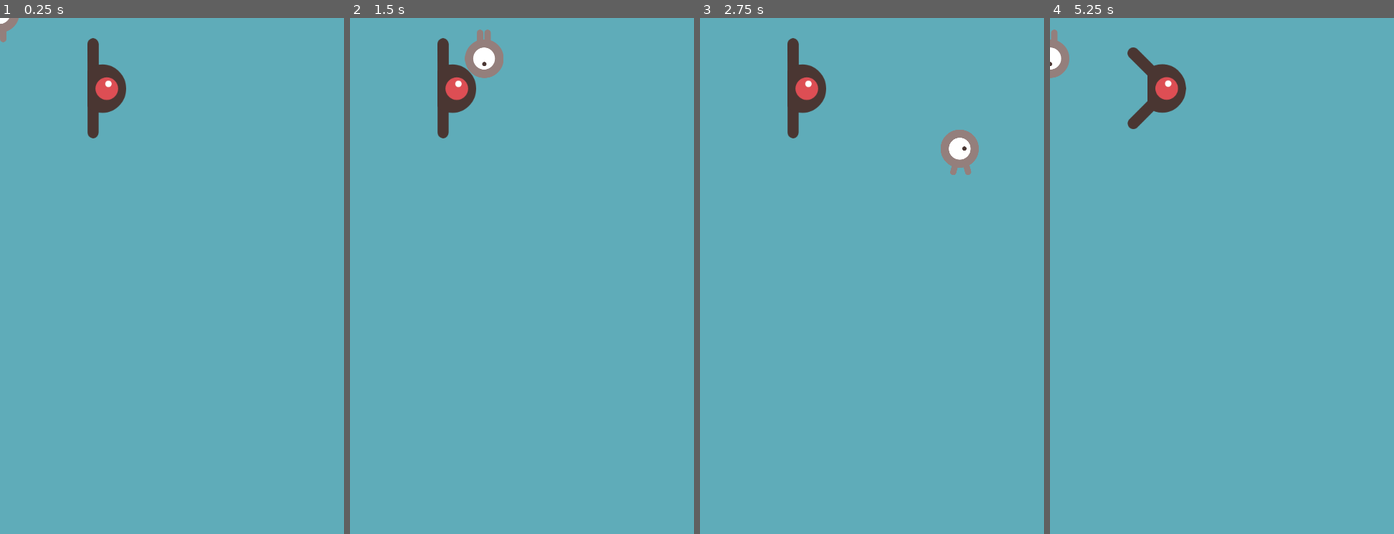
Above: before the commit, frames 1-4 (left to right).
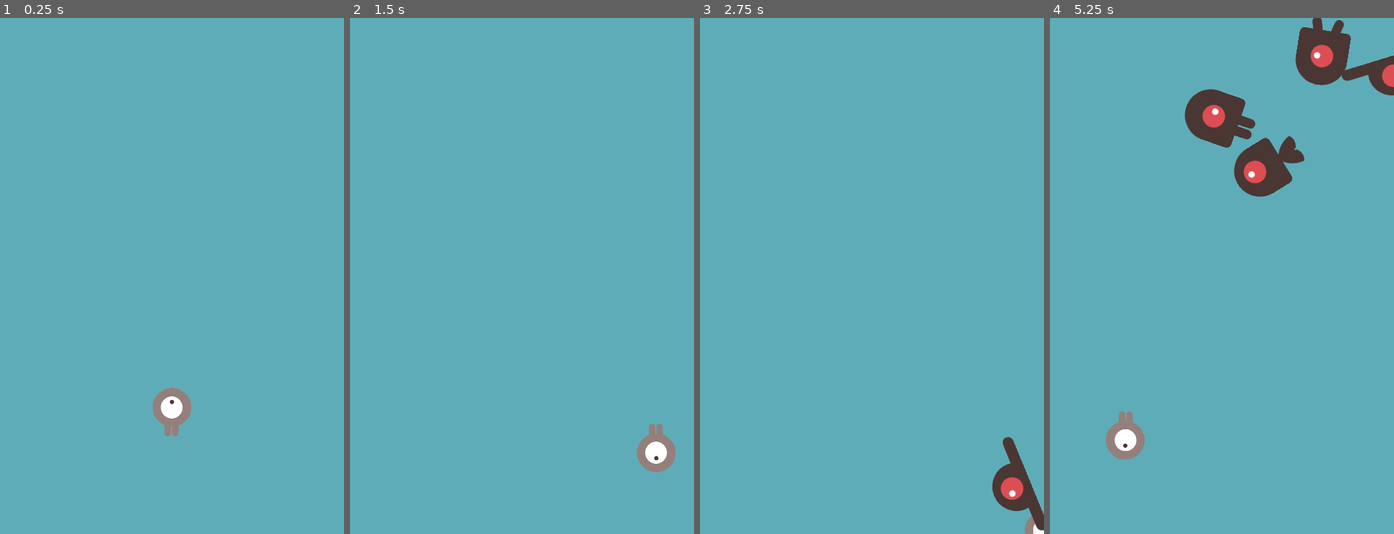
Above: after the commit, the same moments.

Repository: jencl/MATE-GODOT
Game: Godot game, scene res://scenes/main.tscn
Same seed, same stepped clock (60 frames per second), same inputs: the game is played once before the commit and once after it. The project has no main scene, so this scene is started directly.
Inputs:
- Up to frame 1 (0.25 s): no input
- Up to frame 2 (1.5 s): hold D (right) 0.53-1.28 s; hold S (down) from 1.28 s (still down)
- Up to frame 3 (2.75 s): release S (down) at 2.03 s; hold D (right) from 2.03 s (still down)
- Up to frame 4 (5.25 s): release D (right) at 2.78 s; hold W (up) 2.78-3.53 s; hold A (left) 3.53-5.03 s; hold S (down) from 5.03 s (still down)

The runs differ from the first frame. In frame 1, 2.1% of the frame differs, in the area x 0-56%, y 0-82%; in frame 2, 2.7%; in frame 3, 3.3%; in frame 4, 7.8%, in the area x 0-100%, y 0-86%.

Commit message:
clase 2 godot

Diff:
--- a/PrimerJuego-Godot/scenes/enemy.tscn
+++ b/PrimerJuego-Godot/scenes/enemy.tscn
@@ -50,6 +50,7 @@
 
 [node name="enemy" type="RigidBody2D"]
 position = Vector2(149, 98)
+collision_mask = 0
 gravity_scale = 0.0
 script = ExtResource("1_seug1")
 metadata/_edit_group_ = true
--- a/PrimerJuego-Godot/scenes/main.tscn
+++ b/PrimerJuego-Godot/scenes/main.tscn
@@ -1,10 +1,40 @@
-[gd_scene load_steps=3 format=3 uid="uid://cstjtbp60lk2h"]
+[gd_scene load_steps=5 format=3 uid="uid://cstjtbp60lk2h"]
 
+[ext_resource type="Script" path="res://scripts/main.gd" id="1_csney"]
 [ext_resource type="PackedScene" uid="uid://cycxpbnmev0v5" path="res://scenes/player.tscn" id="1_guqov"]
 [ext_resource type="PackedScene" uid="uid://cu7bonnvt60g8" path="res://scenes/enemy.tscn" id="2_q3fiy"]
 
+[sub_resource type="Curve2D" id="Curve2D_ovwbx"]
+_data = {
+"points": PackedVector2Array(0, 0, 0, 0, 0, 0, 0, 0, 0, 0, 480, 0, 0, 0, 0, 0, 480, 720, 0, 0, 0, 0, 0, 720, 0, 0, 0, 0, 0, 0)
+}
+point_count = 5
+
 [node name="main" type="Node2D"]
+script = ExtResource("1_csney")
+enemy_scene = ExtResource("2_q3fiy")
 
 [node name="player" parent="." instance=ExtResource("1_guqov")]
+position = Vector2(55, 57)
 
-[node name="enemy" parent="." instance=ExtResource("2_q3fiy")]
+[node name="EnemyTimer" type="Timer" parent="."]
+wait_time = 0.5
+
+[node name="ScoreTimer" type="Timer" parent="."]
+
+[node name="StartTimer" type="Timer" parent="."]
+wait_time = 2.0
+one_shot = true
+
+[node name="StartPosition" type="Marker2D" parent="."]
+position = Vector2(240, 550)
+
+[node name="EnemyPath" type="Path2D" parent="."]
+curve = SubResource("Curve2D_ovwbx")
+
+[node name="EnemyPathFollow" type="PathFollow2D" parent="EnemyPath"]
+
+[connection signal="hit" from="player" to="." method="_on_player_hit"]
+[connection signal="timeout" from="EnemyTimer" to="." method="_on_enemy_timer_timeout"]
+[connection signal="timeout" from="ScoreTimer" to="." method="_on_score_timer_timeout"]
+[connection signal="timeout" from="StartTimer" to="." method="_on_start_timer_timeout"]
--- a/PrimerJuego-Godot/scenes/player.tscn
+++ b/PrimerJuego-Godot/scenes/player.tscn
@@ -32,8 +32,8 @@
 }]
 
 [sub_resource type="CapsuleShape2D" id="CapsuleShape2D_opjbt"]
-radius = 26.0
-height = 66.0
+radius = 52.0
+height = 132.0
 
 [node name="player" type="Area2D"]
 script = ExtResource("1_6i8i2")
@@ -41,8 +41,10 @@
 [node name="AnimatedSprite2D" type="AnimatedSprite2D" parent="."]
 scale = Vector2(0.5, 0.5)
 sprite_frames = SubResource("SpriteFrames_akmxt")
-animation = &"walk"
+animation = &"up"
 
 [node name="CollisionShape2D" type="CollisionShape2D" parent="."]
 scale = Vector2(0.5, 0.5)
 shape = SubResource("CapsuleShape2D_opjbt")
+
+[connection signal="body_entered" from="." to="." method="_on_body_entered"]
--- /dev/null
+++ b/PrimerJuego-Godot/scripts/main.gd
@@ -0,0 +1,46 @@
+extends Node2D
+@export var enemy_scene: PackedScene
+var score
+
+func _ready():
+	new_game()
+
+
+
+func _on_score_timer_timeout():
+	score += 1 #score = score + 1
+
+
+func _on_player_hit():
+	game_over()
+
+func game_over():
+	$EnemyTimer.stop()
+	$ScoreTimer.stop()
+
+func new_game():
+	score = 0
+	$player._start($StartPosition.position)
+	$StartTimer.start()
+
+
+func _on_enemy_timer_timeout():
+	var enemy = enemy_scene.instantiate()
+	var enemy_spawn_location = $EnemyPath/EnemyPathFollow
+	enemy_spawn_location.progress_ratio = randf()
+
+	var direction = enemy_spawn_location.rotation + PI / 2
+	enemy.position = enemy_spawn_location.position
+
+	direction += randf_range(-PI/ 4, PI /4)
+	enemy.rotation = direction
+
+	var velocity = Vector2(randf_range(100,250), 0)
+	enemy.linear_velocity = velocity.rotated(direction)
+
+	add_child(enemy)
+
+
+func _on_start_timer_timeout():
+	$EnemyTimer.start()
+	$ScoreTimer.start()
--- a/PrimerJuego-Godot/scripts/player.gd
+++ b/PrimerJuego-Godot/scripts/player.gd
@@ -1,4 +1,6 @@
 extends Area2D
+
+signal hit
 
 @export var speed = 250
 var screen_size
@@ -7,6 +9,8 @@
 func _ready():
 	screen_size = get_viewport_rect().size
 	print(screen_size)
+	hide()
+
 
 
 # Called every frame. 'delta' is the elapsed time since the previous frame.
@@ -24,6 +28,7 @@
 	if velocity.length() > 0:
 		velocity = velocity.normalized() * speed
 		$AnimatedSprite2D.play()
+		show()
 	else:
 		$AnimatedSprite2D.stop()
 
@@ -43,3 +48,16 @@
 		$AnimatedSprite2D.animation = "up"
 
 		$AnimatedSprite2D.flip_v = velocity_y > 0
+
+
+
+
+func _on_body_entered(body):
+	hide()
+	hit.emit()
+	$CollisionShape2D.set_deferred("disabled", true)
+
+func _start(pos):
+	position = pos
+	show()
+	$CollisionShape2D.disabled = true
